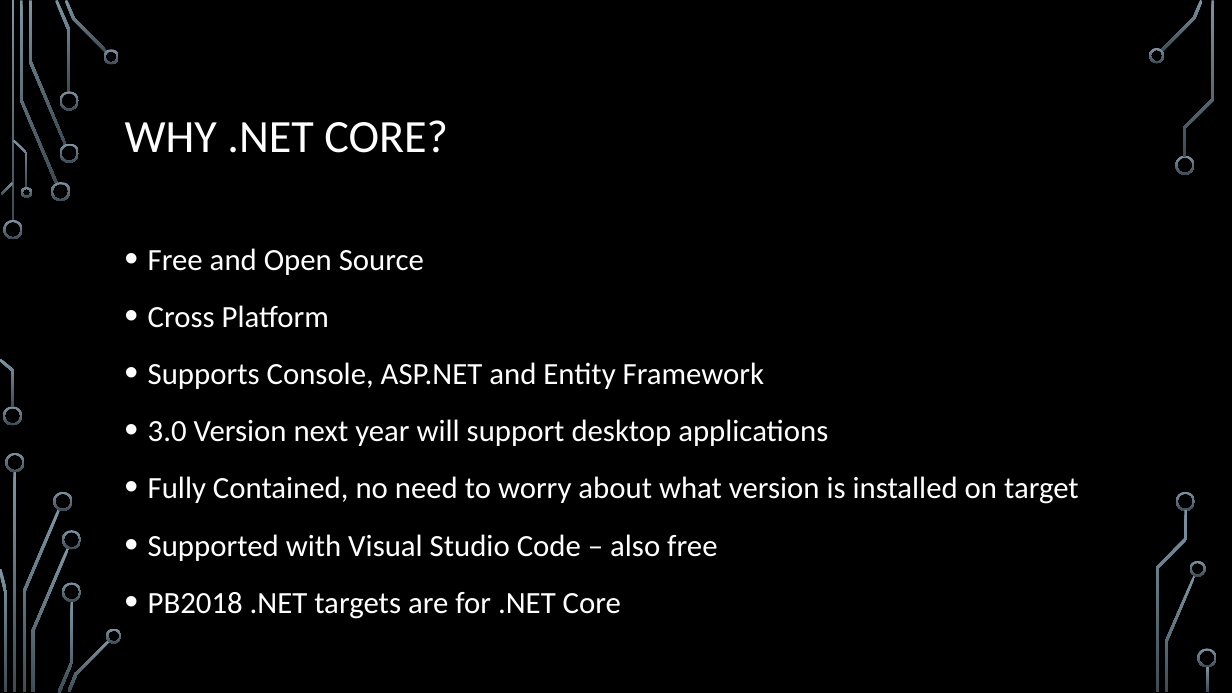
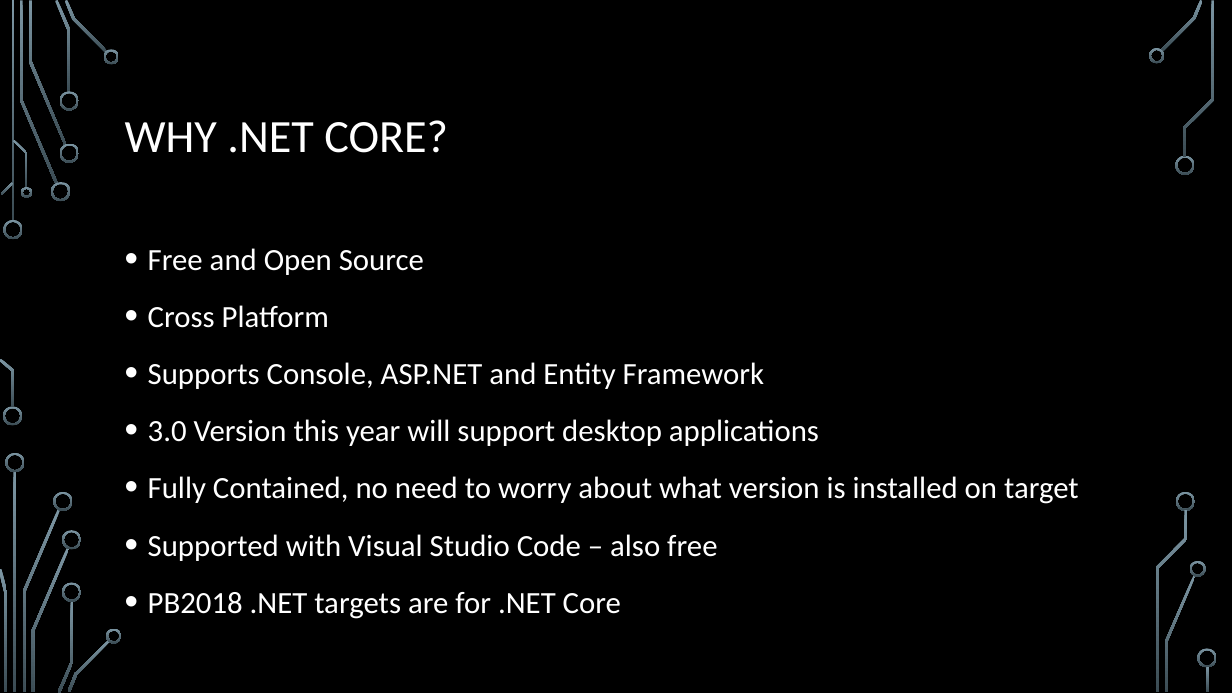
Before and after one commit to kateract/CSharpTutorial, a slide deck: slide 3 of Lesson 1/Introduction to C#.pptx. Drawn at 1232x693 pixels with LibreOffice and Linux fonts; fonts in the diff are those of the drawing; background and template pictures are left out. Boxes give left, top, right and bottom in pixels: in the first picture for what was removed or moved away, otherwise in the second. Text is boxed around its words. In the diff, an @@ line names an element or a change of style, - is before the commit and + after.

```diff
--- a/Lesson 1/Introduction to C#.pptx
+++ b/Lesson 1/Introduction to C#.pptx
@@ text at <box>148,419,819,446</box>: text changed @@
-• 3.0 Version next year will support desktop applications
+• 3.0 Version this year will support desktop applications
```
Also in this commit, not shown: 3 other slides changed, 1 slide added, 12 other files.
